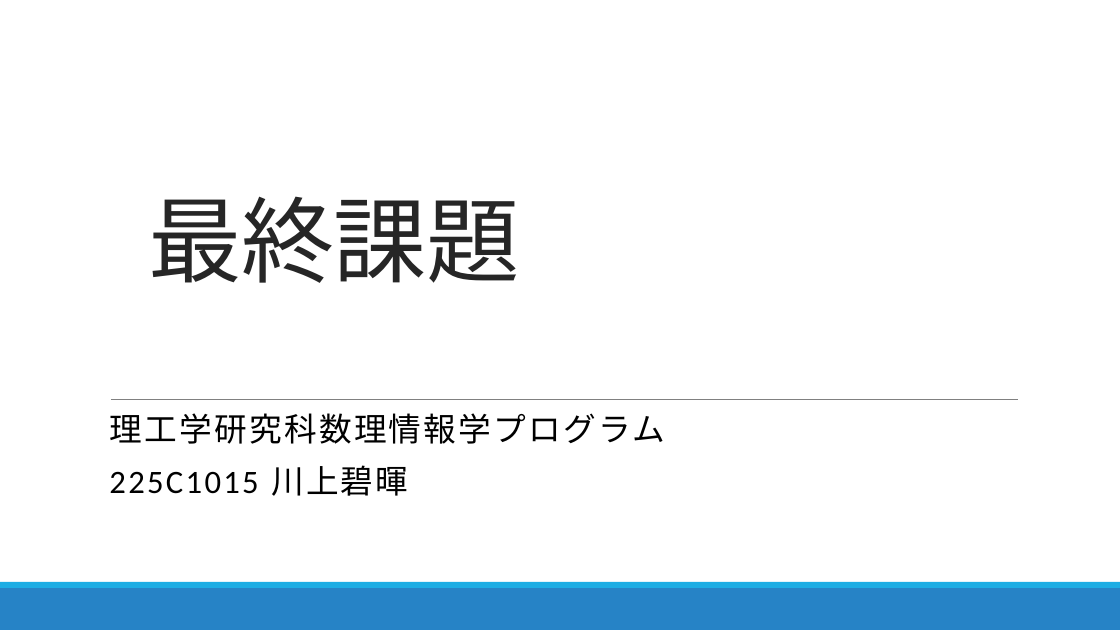
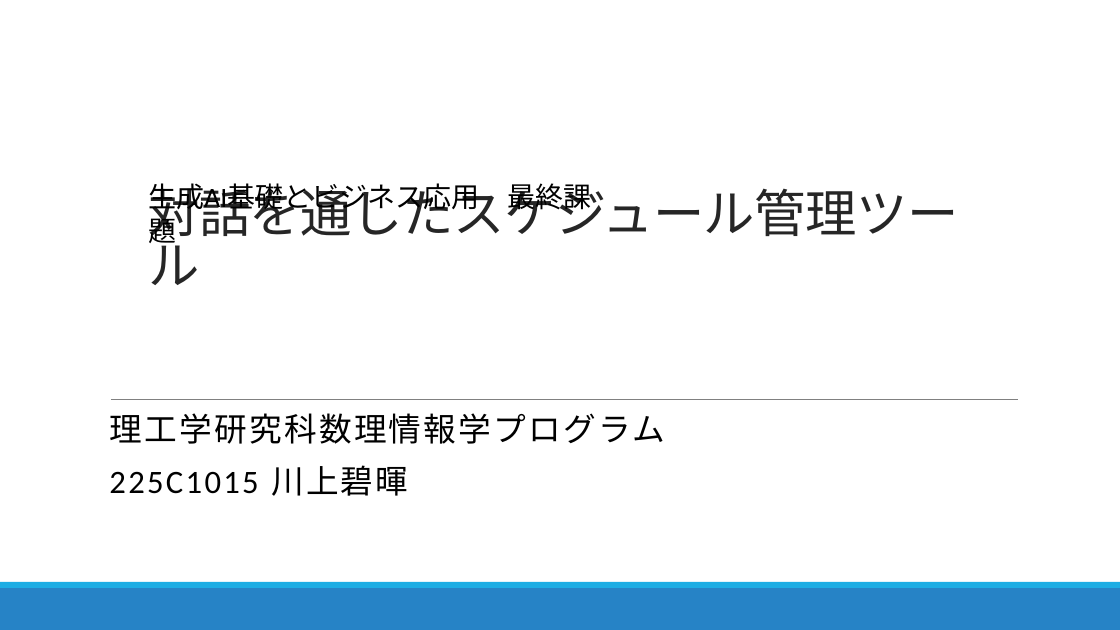
Before and after one commit to kwkm-work/GenerativeAI, a slide deck: slide 1 of 最終課題.pptx. Drawn at 1120x630 pixels with LibreOffice and Linux fonts; fonts in the diff are those of the drawing. Boxes give left, top, right and bottom in pixels: in the first picture for what was removed or moved away, otherwise in the second. Text is boxed around its words. In the diff, an @@ line names an element or a change of style, - is before the commit and + after.

```diff
--- a/最終課題.pptx
+++ b/最終課題.pptx
@@ text at (x1=148, y1=183, x2=958, y2=285): text changed; size 80 to 44 pt; font Calibri to Arial @@
-最終課題
+対話を通したスケジュール管理ツール
@@ text added at (x1=148, y1=183, x2=591, y2=249), 24 pt, text #000000 @@
+生成AI基礎とビジネス応用 最終課題
```
Also in this commit, not shown: 1 other slide changed.
